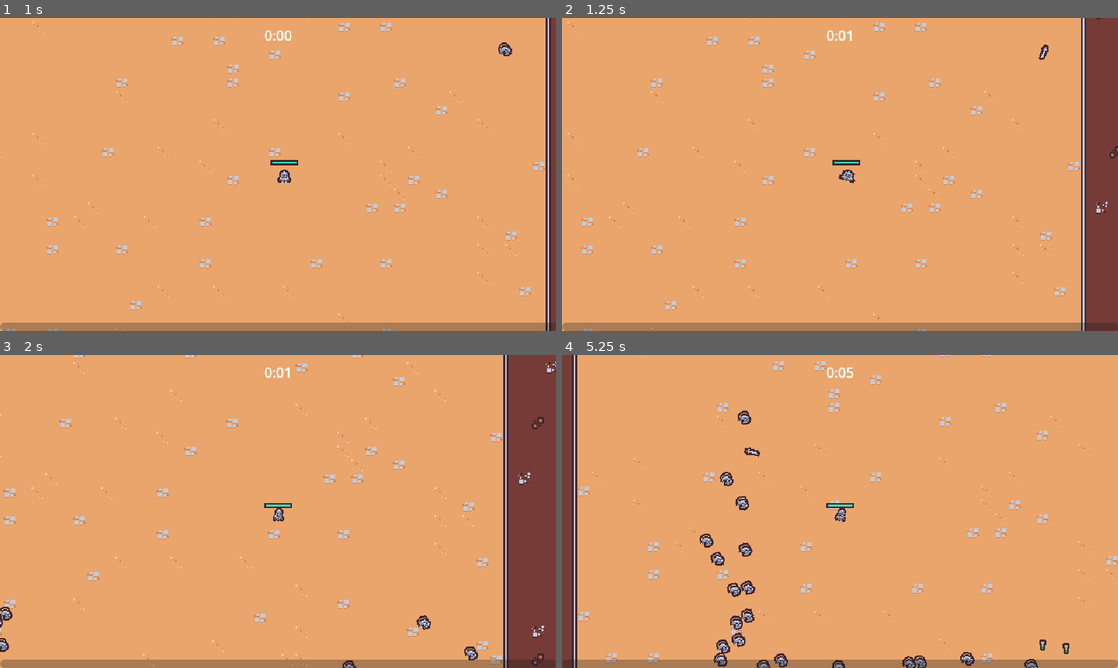
Above: before the commit, frames 1-4 (two rows, left to right).
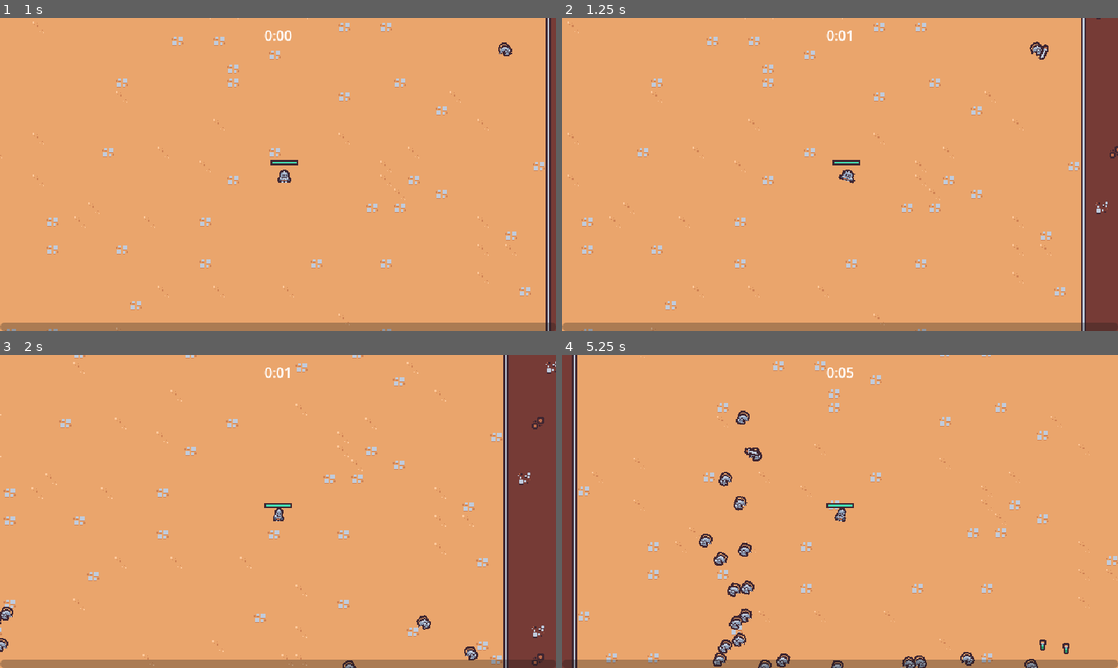
Above: after the commit, the same moments.

Repository: xiaorongdian/2dsurvivorscourse
Game: Godot game, scene res://scenes/main/main.tscn
Same seed, same stepped clock (60 frames per second), same inputs: the game is played once before the commit and once after it.
Inputs (mouse positions are in pixels of both pictures, inside the frame that each line leads up to):
- Up to frame 1 (1 s): move the mouse to (400, 158) at 0.52 s; press the mouse at (400, 158) at 0.53 s; hold Right (move_right) from 0.53 s (still down)
- Up to frame 2 (1.25 s): keep holding Right (move_right)
- Up to frame 3 (2 s): move the mouse to (166, 527) at 1.27 s; release Right (move_right) at 1.28 s; release the mouse at (166, 527) at 1.28 s; hold Down (move_down) from 1.28 s (still down); click (166, 527) at 1.35 s
- Up to frame 4 (5.25 s): move the mouse to (895, 442) at 2.02 s; release Down (move_down) at 2.03 s; press the mouse at (895, 442) at 2.03 s; hold Right (move_right) 2.03-2.78 s; move the mouse to (812, 574) at 2.77 s; release the mouse at (812, 574) at 2.78 s; hold Up (move_up) 2.78-3.53 s; click (812, 574) at 2.85 s; move the mouse to (1006, 558) at 3.52 s; press the mouse at (1006, 558) at 3.53 s; hold Left (move_left) 3.53-5.03 s; move the mouse to (673, 464) at 4.27 s; release the mouse at (673, 464) at 4.28 s; click (673, 464) at 4.35 s; move the mouse to (867, 511) at 5.02 s; press the mouse at (867, 511) at 5.03 s; hold Down (move_down) from 5.03 s (still down)

Frame 1 is identical in both runs. In frame 2, less than 0.1% of the frame differs, in the area x 84-87%, y 7-13%; in frame 3, less than 0.1%; in frame 4, 0.9%, in the area x 24-51%, y 17-100%.

Commit message:
敌人死亡动画

Diff:
--- /dev/null
+++ b/scenes/component/death_component.gd
@@ -0,0 +1,25 @@
+extends Node2D
+
+#健康组件
+@export var health_component: Node
+#纹理
+@export var sprite: Sprite2D
+
+
+func _ready() -> void:
+	$GPUParticles2D.texture = sprite.texture
+	health_component.died.connect(on_died)
+
+
+func on_died():
+	if owner == null || not owner is Node2D:
+		return
+	#var spawn_position = owner.global_position
+	#因为把自己移除后就不能get_tree了，所以先获取到tree
+	var entities = get_tree().get_first_node_in_group("entities_layer")
+	#将自己的父节点重新设置成 entities，两种方式self.reparent(entities)是4.0才有的新方法
+	self.reparent(entities)
+	#get_parent().remove_child(self)
+	#entities.add_child(self)
+	#global_position = spawn_position
+	$AnimationPlayer.play("defalut")
--- a/scenes/component/death_component.tscn
+++ b/scenes/component/death_component.tscn
@@ -1,9 +1,11 @@
-[gd_scene load_steps=8 format=3 uid="uid://xynltio0cny4"]
+[gd_scene load_steps=9 format=3 uid="uid://xynltio0cny4"]
 
+[ext_resource type="Script" uid="uid://dt50kjak38ypp" path="res://scenes/component/death_component.gd" id="1_iwr6c"]
 [ext_resource type="Texture2D" uid="uid://digi6ufoox3ni" path="res://scenes/game_object/basic_enemy/basic_enemy.png" id="1_lgj88"]
 
 [sub_resource type="Animation" id="Animation_lgj88"]
 resource_name = "defalut"
+loop_mode = 2
 tracks/0/type = "value"
 tracks/0/imported = false
 tracks/0/enabled = true
@@ -15,6 +17,20 @@
 "transitions": PackedFloat32Array(1),
 "update": 1,
 "values": [true]
+}
+tracks/1/type = "method"
+tracks/1/imported = false
+tracks/1/enabled = true
+tracks/1/path = NodePath(".")
+tracks/1/interp = 1
+tracks/1/loop_wrap = true
+tracks/1/keys = {
+"times": PackedFloat32Array(1),
+"transitions": PackedFloat32Array(1),
+"values": [{
+"args": [],
+"method": &"queue_free"
+}]
 }
 
 [sub_resource type="Animation" id="Animation_iwr6c"]
@@ -49,14 +65,15 @@
 particle_flag_disable_z = true
 direction = Vector3(0, -1, 0)
 spread = 30.0
-initial_velocity_min = 125.0
-initial_velocity_max = 200.0
-angular_velocity_min = -720.0
-angular_velocity_max = 720.0
-gravity = Vector3(0, 400, 0)
+initial_velocity_min = 175.0
+initial_velocity_max = 300.0
+angular_velocity_min = -1440.0
+angular_velocity_max = 1440.0
+gravity = Vector3(0, 800, 0)
 scale_curve = SubResource("CurveTexture_3jlqn")
 
 [node name="DeathComponent" type="Node2D"]
+script = ExtResource("1_iwr6c")
 
 [node name="AnimationPlayer" type="AnimationPlayer" parent="."]
 libraries = {
@@ -67,7 +84,7 @@
 emitting = false
 amount = 1
 texture = ExtResource("1_lgj88")
-lifetime = 0.65
+lifetime = 0.5
 one_shot = true
 fixed_fps = 0
 interpolate = false
--- a/scenes/game_object/basic_enemy/basic_enemy.gd
+++ b/scenes/game_object/basic_enemy/basic_enemy.gd
@@ -3,6 +3,7 @@
 var MAX_SPEED = 40
 
 @onready var health_component: HealthComponent = $HealthComponent
+@onready var visuals = $Visuals
 
 
 func _process(delta: float) -> void:
@@ -10,6 +11,13 @@
 	velocity = movme_vector * MAX_SPEED
 	move_and_slide()
 
+	#根据移动方向纹理旋转一下
+	var move_sign = sign(velocity.x)
+	if move_sign != 0:
+		#方式是父节点缩放-1，这样纹理和动画都翻转
+		visuals.scale = Vector2(-move_sign, 1)
+
+
 func get_vactor_to_player():
 	var player = get_tree().get_first_node_in_group("player") as Node2D
 	if(player != null):
--- a/scenes/game_object/basic_enemy/basic_enemy.tscn
+++ b/scenes/game_object/basic_enemy/basic_enemy.tscn
@@ -6,6 +6,34 @@
 [ext_resource type="PackedScene" uid="uid://c0nawp1nhvd43" path="res://scenes/component/vial_drop_component.tscn" id="3_pcrk2"]
 [ext_resource type="PackedScene" uid="uid://cy12g26ysdlwk" path="res://scenes/game_object/experience_vial/experience_vial.tscn" id="4_elloc"]
 [ext_resource type="PackedScene" uid="uid://bmccufxtk4ga4" path="res://scenes/component/hurtbox_component.tscn" id="5_bq7hi"]
+[ext_resource type="PackedScene" uid="uid://xynltio0cny4" path="res://scenes/component/death_component.tscn" id="5_jkye5"]
+
+[sub_resource type="Animation" id="Animation_jkye5"]
+length = 0.001
+tracks/0/type = "value"
+tracks/0/imported = false
+tracks/0/enabled = true
+tracks/0/path = NodePath("Visuals/Sprite2D:position")
+tracks/0/interp = 1
+tracks/0/loop_wrap = true
+tracks/0/keys = {
+"times": PackedFloat32Array(0),
+"transitions": PackedFloat32Array(1),
+"update": 0,
+"values": [Vector2(0, 8)]
+}
+tracks/1/type = "value"
+tracks/1/imported = false
+tracks/1/enabled = true
+tracks/1/path = NodePath("Visuals/Sprite2D:rotation")
+tracks/1/interp = 1
+tracks/1/loop_wrap = true
+tracks/1/keys = {
+"times": PackedFloat32Array(0),
+"transitions": PackedFloat32Array(1),
+"update": 0,
+"values": [0.0]
+}
 
 [sub_resource type="Animation" id="Animation_bq7hi"]
 resource_name = "walk"
@@ -35,33 +63,6 @@
 "transitions": PackedFloat32Array(1, 1, 1, 1),
 "update": 0,
 "values": [0.174533, -0.174533, 0.174533, -0.174533]
-}
-
-[sub_resource type="Animation" id="Animation_jkye5"]
-length = 0.001
-tracks/0/type = "value"
-tracks/0/imported = false
-tracks/0/enabled = true
-tracks/0/path = NodePath("Visuals/Sprite2D:position")
-tracks/0/interp = 1
-tracks/0/loop_wrap = true
-tracks/0/keys = {
-"times": PackedFloat32Array(0),
-"transitions": PackedFloat32Array(1),
-"update": 0,
-"values": [Vector2(0, 8)]
-}
-tracks/1/type = "value"
-tracks/1/imported = false
-tracks/1/enabled = true
-tracks/1/path = NodePath("Visuals/Sprite2D:rotation")
-tracks/1/interp = 1
-tracks/1/loop_wrap = true
-tracks/1/keys = {
-"times": PackedFloat32Array(0),
-"transitions": PackedFloat32Array(1),
-"update": 0,
-"values": [0.0]
 }
 
 [sub_resource type="AnimationLibrary" id="AnimationLibrary_v58qd"]
@@ -95,6 +96,10 @@
 health_component = NodePath("../HealthComponent")
 vail_scene = ExtResource("4_elloc")
 
+[node name="DeathComponent" parent="." node_paths=PackedStringArray("health_component", "sprite") instance=ExtResource("5_jkye5")]
+health_component = NodePath("../HealthComponent")
+sprite = NodePath("../Visuals/Sprite2D")
+
 [node name="HurtboxComponent" parent="." node_paths=PackedStringArray("health_component") instance=ExtResource("5_bq7hi")]
 health_component = NodePath("../HealthComponent")
 
Not shown: 1 places in scenes/game_object/basic_enemy/basic_enemy.tscn that only renumber resources
Not shown, changed: 2DSurvivorsCourse.pck
